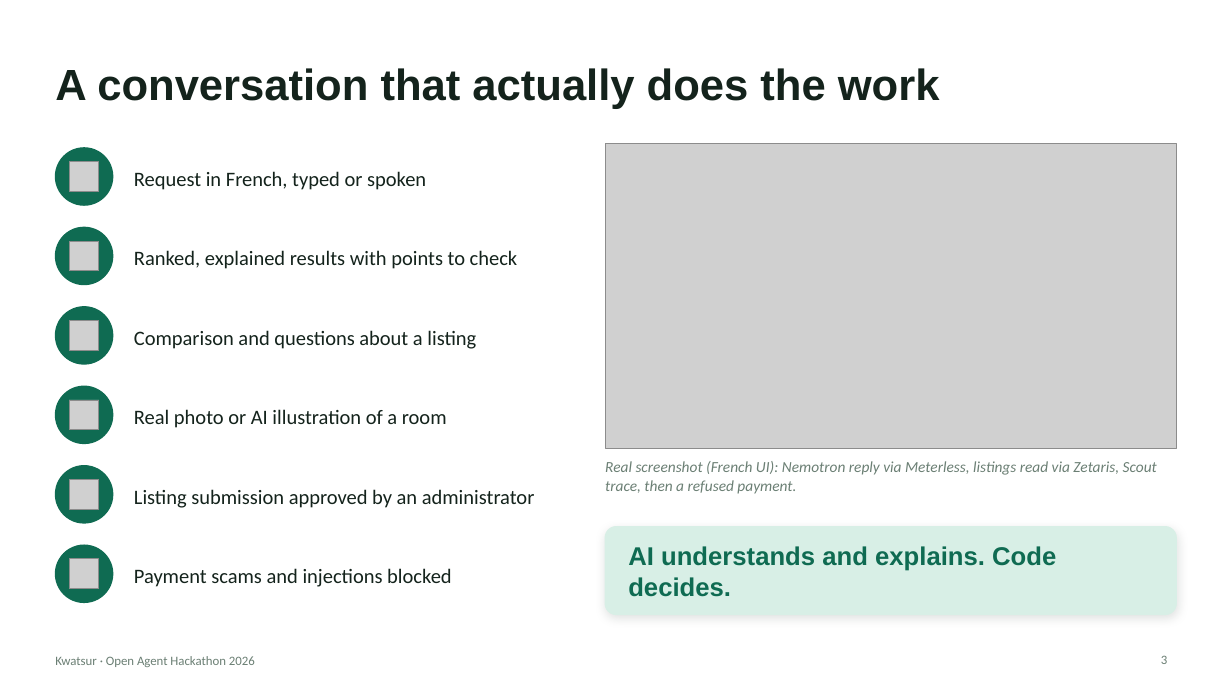
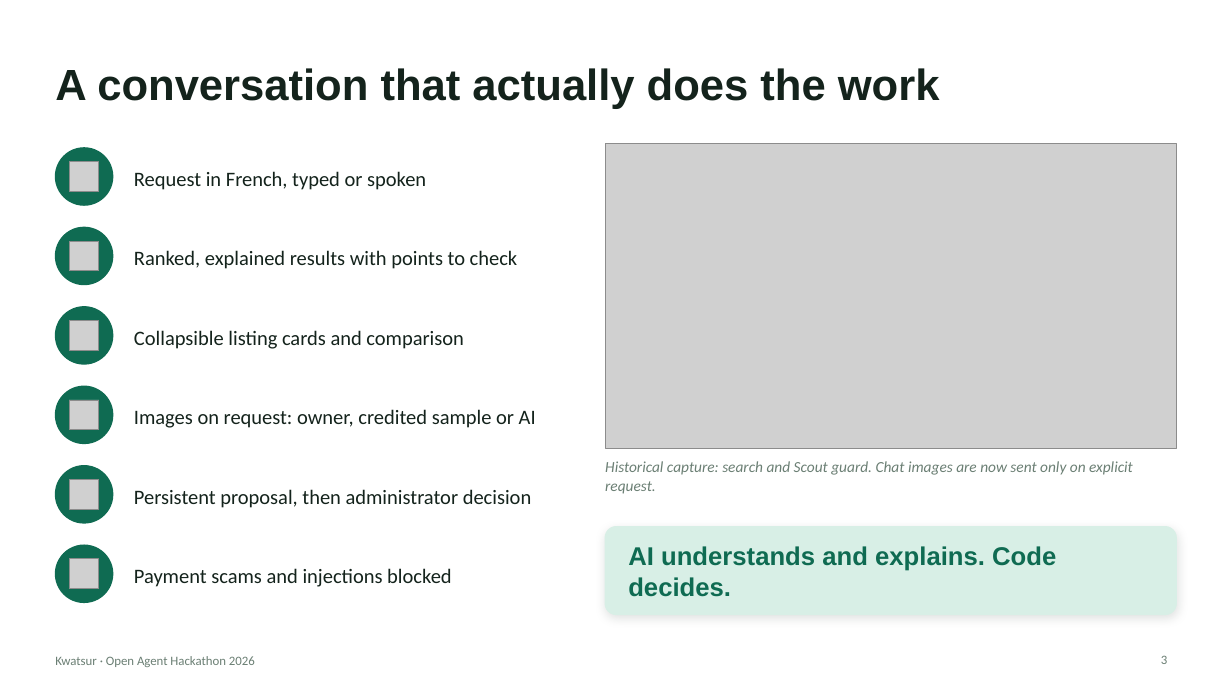
Before and after one commit to saoulforotheruse-tech/kwatsur, a slide deck: slide 3 of docs/doc_a_soumetre_pour_hackathon/en/04_kwatsur_presentation.pptx. Drawn at 1232x693 pixels with LibreOffice and Linux fonts; fonts in the diff are those of the drawing; grey boxes stand for pictures. Boxes give left, top, right and bottom in pixels: in the first picture for what was removed or moved away, otherwise in the second. Text is boxed around its words. In the diff, an @@ line names an element or a change of style, - is before the commit and + after.

```diff
--- a/docs/doc_a_soumetre_pour_hackathon/en/04_kwatsur_presentation.pptx
+++ b/docs/doc_a_soumetre_pour_hackathon/en/04_kwatsur_presentation.pptx
@@ text at [134, 330, 464, 349]: text changed @@
-Comparison and questions about a listing
+Collapsible listing cards and comparison
@@ text at [134, 409, 536, 428]: text changed @@
-Real photo or AI illustration of a room
+Images on request: owner, credited sample or AI
@@ text at [605, 461, 1133, 494]: text changed @@
-Real screenshot (French UI): Nemotron reply via Meterless, listings read via Zetaris, Scout trace, then a refused payment.
+Historical capture: search and Scout guard. Chat images are now sent only on explicit request.
@@ text at [134, 489, 532, 508]: text changed @@
-Listing submission approved by an administrator
+Persistent proposal, then administrator decision
```
Also in this commit, not shown: 7 other slides changed, 2 slides added, 31 other files.
